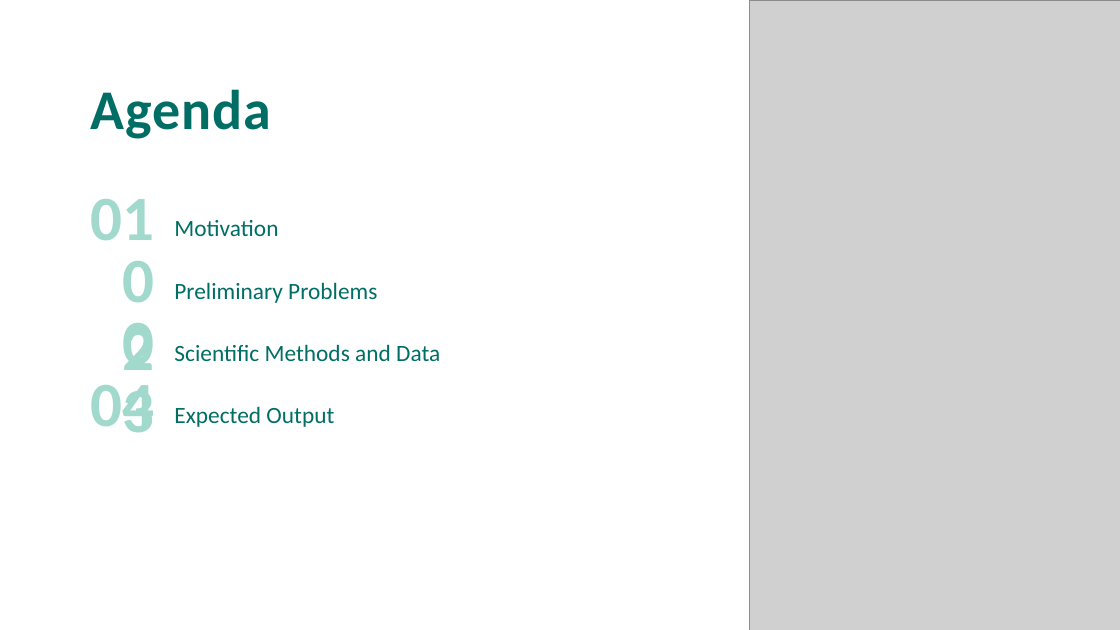
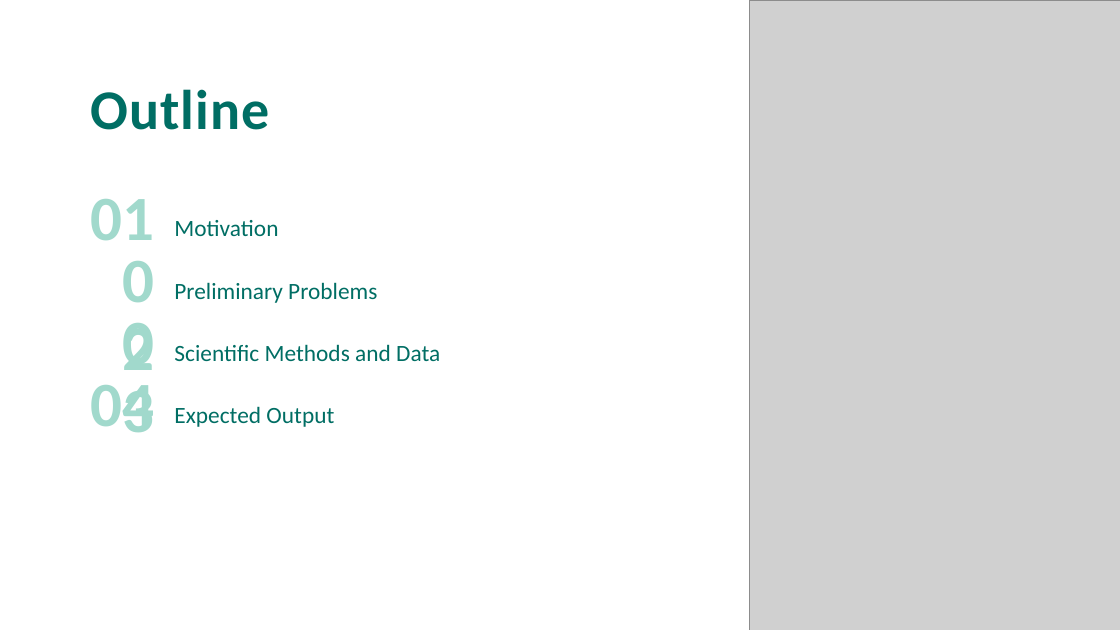
Before and after one commit to tobiasbrammer/4873-Project-based-Internship, a slide deck: slide 2 of Pitch/Statistisk Risikovurdering.pptx. Drawn at 1120x630 pixels with LibreOffice and Linux fonts; fonts in the diff are those of the drawing; grey boxes stand for pictures; background and template pictures are left out. Boxes give left, top, right and bottom in pixels: in the first picture for what was removed or moved away, otherwise in the second. Text is boxed around its words. In the diff, an @@ line names an element or a change of style, - is before the commit and + after.

```diff
--- a/Pitch/Statistisk Risikovurdering.pptx
+++ b/Pitch/Statistisk Risikovurdering.pptx
@@ title at [90, 89, 270, 130]: text changed @@
-Agenda
+Outline
```
Also in this commit, not shown: 4 other slides changed, 2 slides removed, 8 other files.
